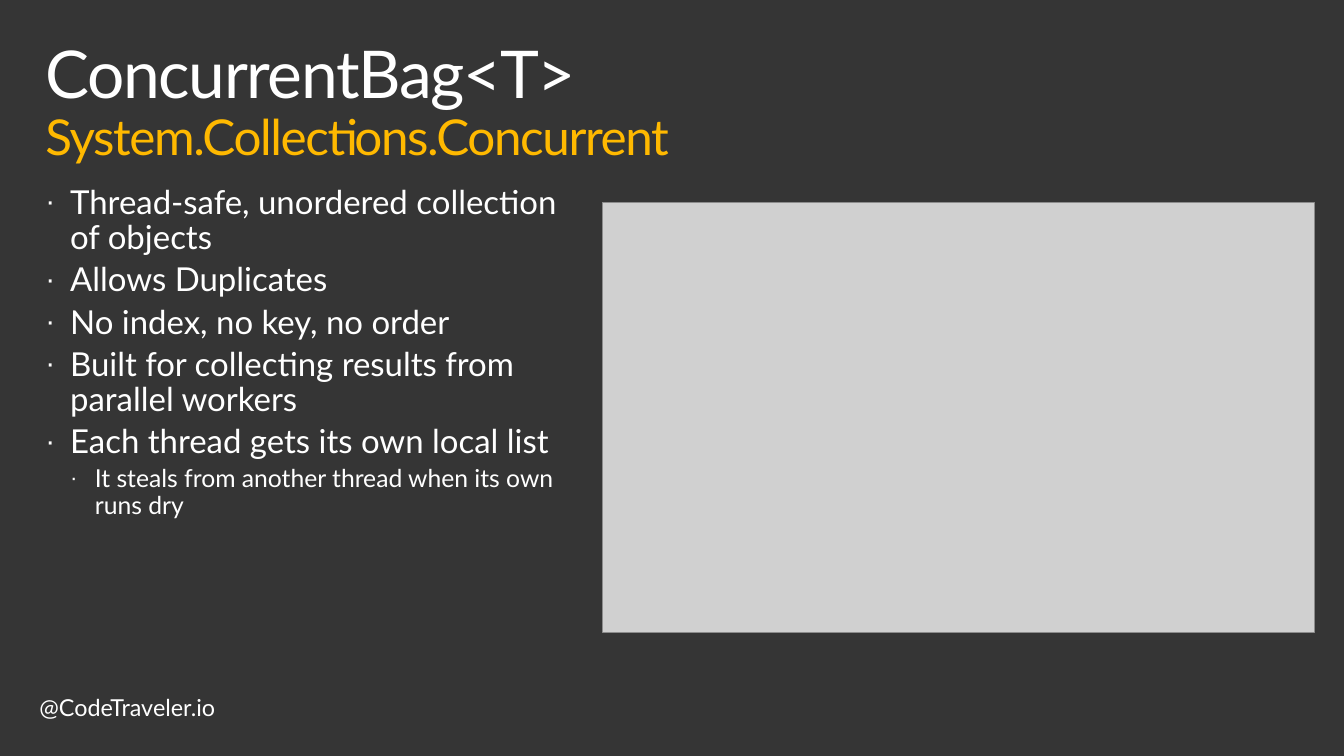
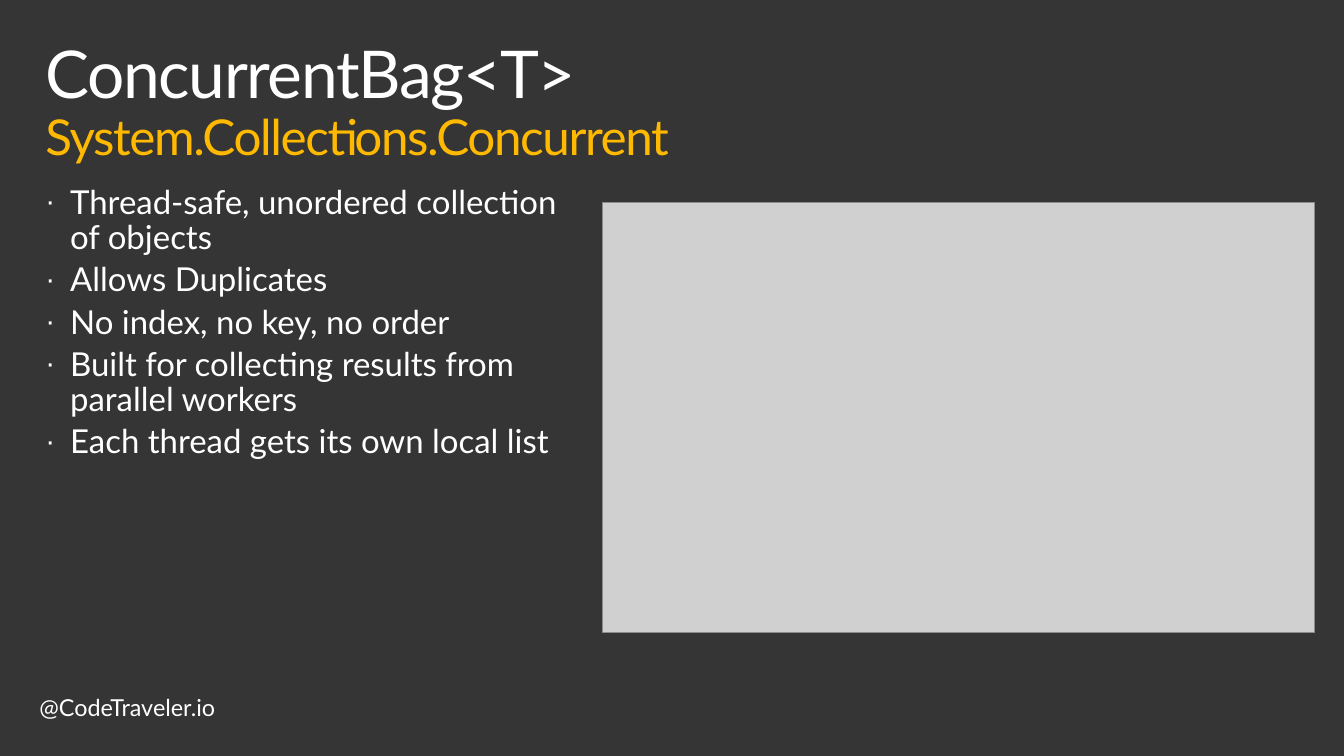
Before and after one commit to TheCodeTraveler/BecomeAnExpertWithAsyncAwait, a slide deck: slide 8 of 8. Concurrent Collections/ConcurrentCollections.pptx. Drawn at 1344x756 pixels with LibreOffice and Linux fonts; fonts in the diff are those of the drawing; grey boxes stand for pictures; background and template pictures are left out. Boxes give left, top, right and bottom in pixels: in the first picture for what was removed or moved away, otherwise in the second. Text is boxed around its words. In the diff, an @@ line names an element or a change of style, - is before the commit and + after.

Commit message:
Update Concurrent Collections

```diff
--- a/8. Concurrent Collections/ConcurrentCollections.pptx
+++ b/8. Concurrent Collections/ConcurrentCollections.pptx
@@ text at [95, 469, 553, 519]: paragraph removed @@
-  · It steals from another thread when its own runs dry
```
Also in this commit, not shown: 3 other slides changed, 4 slides removed, 1 other file.
